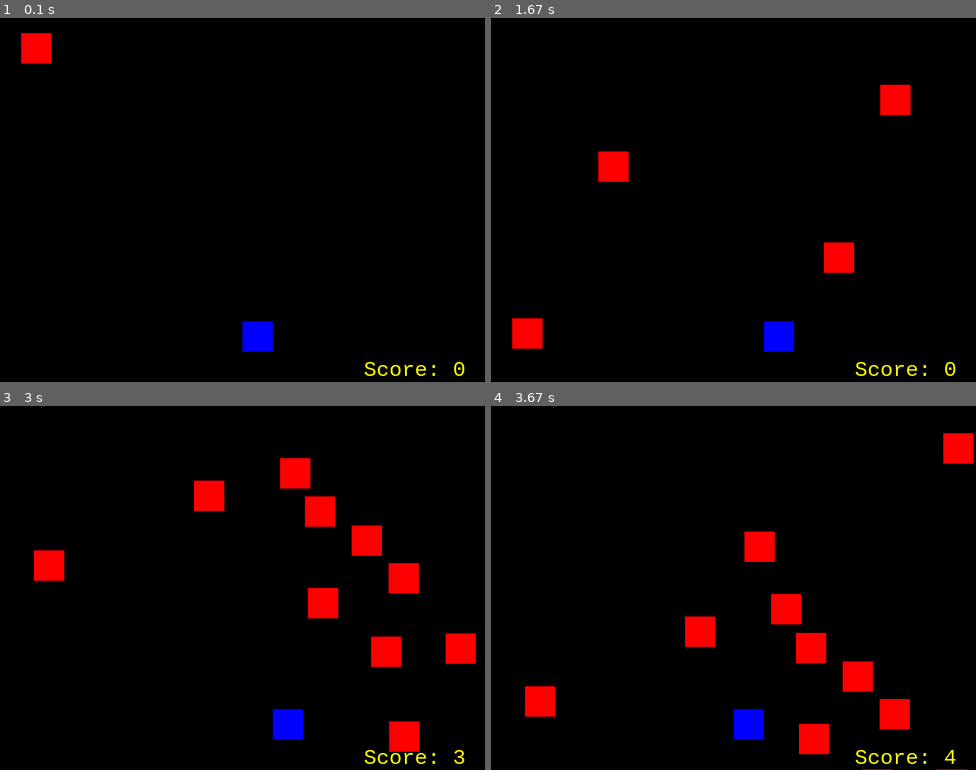
Above: before the commit, frames 1-4 (two rows, left to right).
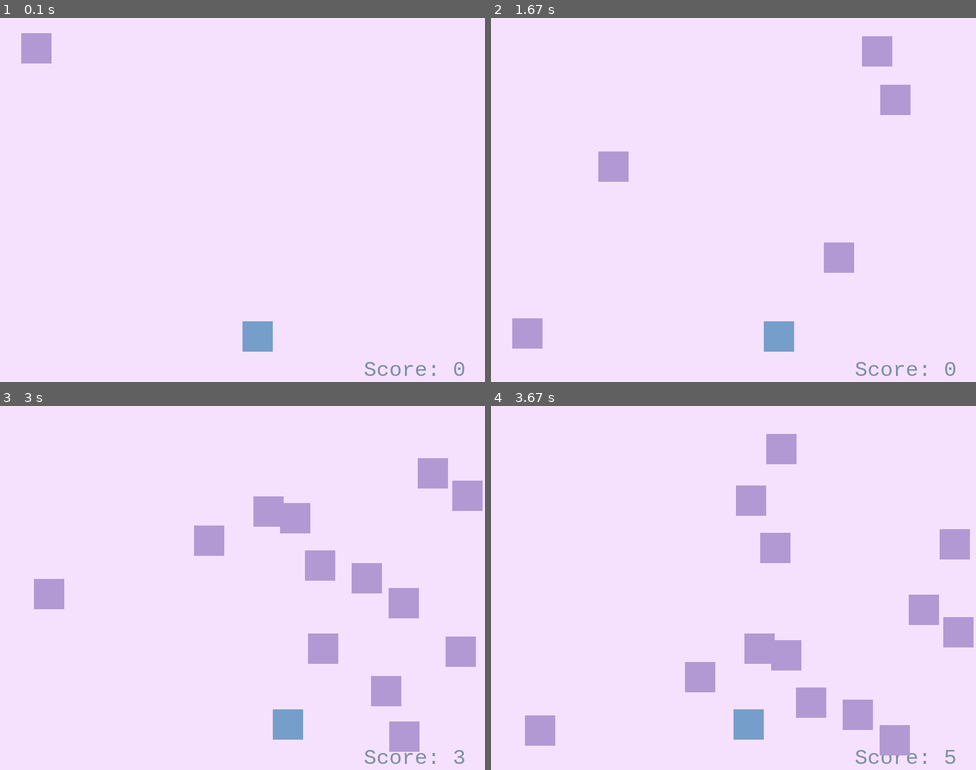
Above: after the commit, the same moments.

Repository: Tyler-Jacobson/pygame
Game: pygame game, started from SquareCollisionGame.py
Same seed, same stepped clock (60 frames per second), same inputs: the game is played once before the commit and once after it.
Inputs:
- Up to frame 1 (0.1 s): no input
- Up to frame 2 (1.67 s): hold D 0.33-0.8 s; hold D 0.83-1.3 s; hold A from 1.33 s (still down)
- Up to frame 3 (3 s): release A at 1.87 s; hold A 1.9-2.3 s; hold D 2.33-2.97 s
- Up to frame 4 (3.67 s): hold A 3-3.47 s

The runs differ from the first frame. In frame 1, 100% of the frame differs, in the area x 0-100%, y 0-100%; in frame 2, 100%; in frame 3, 100%; in frame 4, 100%.

Commit message:
Changed to pastel color palette

Diff:
--- a/SquareCollisionGame.py
+++ b/SquareCollisionGame.py
@@ -7,10 +7,10 @@
 WIDTH = 800
 HEIGHT = 600
 
-BLUE = (0,0,255)
-RED = (255,0,0)
-YELLOW = (255, 255, 0)
-BACKGROUND_COLOR = (0,0,0)
+PLAYER_COLOR = (118, 158, 203)
+ENEMY_COLOR = (179, 153, 212)
+SCORE_COLOR = (123, 143, 165)
+BACKGROUND_COLOR = (245, 225, 253)
 
 player_size = 50
 player_pos = [WIDTH/2, HEIGHT-2*player_size]
@@ -38,14 +38,14 @@
 
 def drop_enemies(enemy_list):
     delay = random.random()
-    if len(enemy_list) < 15 and delay < 0.05:
+    if len(enemy_list) < 15 and delay < 0.1:
         x_pos = random.randint(0, WIDTH - enemy_size)
         y_pos = 0
         enemy_list.append([x_pos, y_pos])
 
 def draw_enemies(enemy_list):
     for enemy_pos in enemy_list:
-        pygame.draw.rect(screen, RED, (enemy_pos[0], enemy_pos[1], enemy_size, enemy_size))
+        pygame.draw.rect(screen, ENEMY_COLOR, (enemy_pos[0], enemy_pos[1], enemy_size, enemy_size))
 
 def update_enemy_positions(enemy_list, score):
     for idx,enemy_pos in enumerate(enemy_list):
@@ -111,7 +111,7 @@
     SPEED = set_level(score, SPEED)
 
     text = 'Score: ' + str(score)
-    label = myFont.render(text, 1, YELLOW)
+    label = myFont.render(text, 1, SCORE_COLOR)
     screen.blit(label, (WIDTH-200, HEIGHT-40))
 
     if collision_check(enemy_list, player_pos):
@@ -120,7 +120,7 @@
     draw_enemies(enemy_list)
 
 
-    pygame.draw.rect(screen, BLUE, (player_pos[0], player_pos[1], player_size, player_size))
+    pygame.draw.rect(screen, PLAYER_COLOR, (player_pos[0], player_pos[1], player_size, player_size))
 
     clock.tick(60)
 
